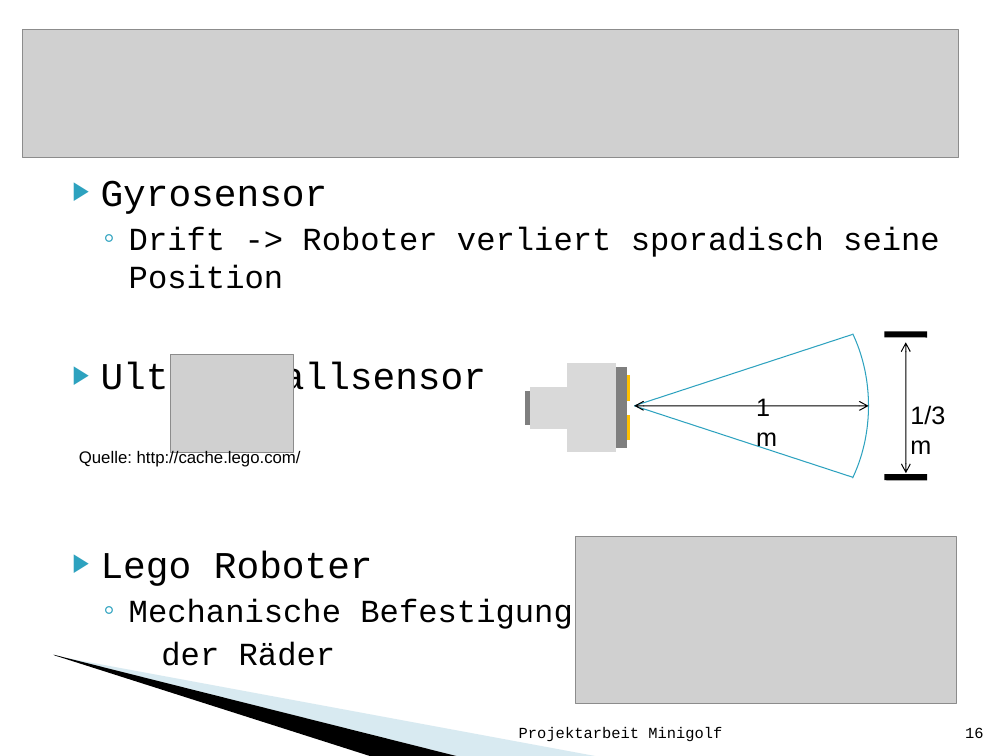
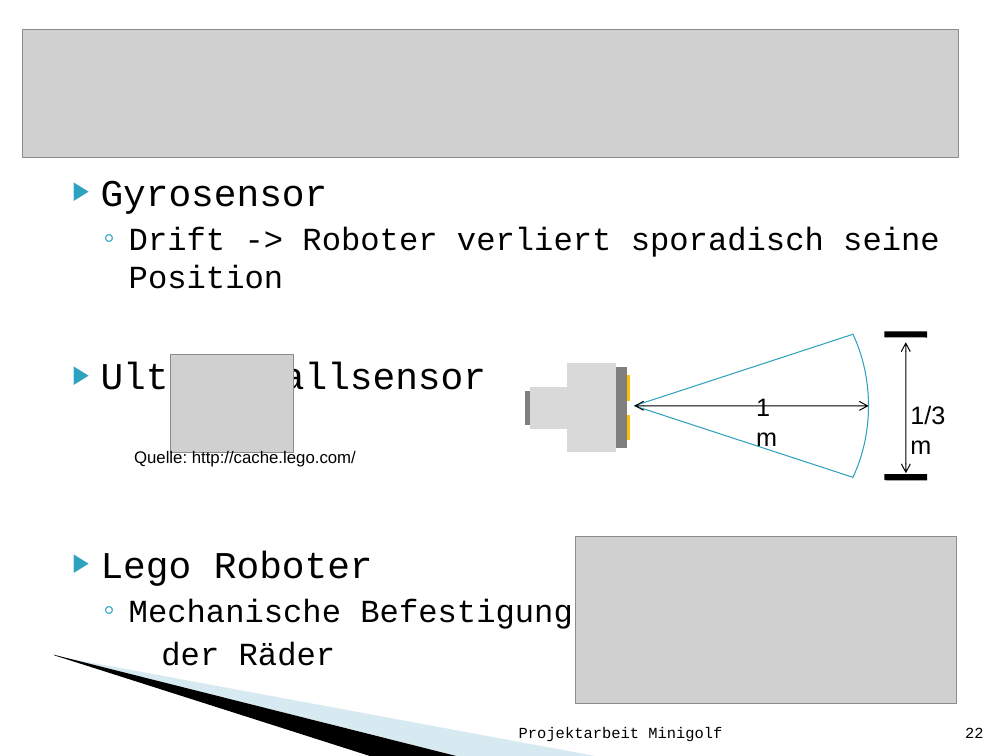
Before and after one commit to Rabbit2Clone/LegoMinigolfV1, a slide deck: slide 22 of Minigolf_mit_Lego_Mindstorms.ppt (slide 16 before the commit). Drawn at 1008x756 pixels with LibreOffice and Linux fonts; fonts in the diff are those of the drawing; grey boxes stand for pictures; background and template pictures are left out. Boxes give left, top, right and bottom in pixels: in the first picture for what was removed or moved away, otherwise in the second. Text is boxed around its words. In the diff, an @@ line names an element or a change of style, - is before the commit and + after.

```diff
--- a/Minigolf_mit_Lego_Mindstorms.ppt
+++ b/Minigolf_mit_Lego_Mindstorms.ppt
@@ text "Quelle: http://cache.lego.com/" moved from (x1=79, y1=449, x2=301, y2=467) to (x1=134, y1=449, x2=356, y2=467) @@
@@ page number at (x1=965, y1=727, x2=983, y2=738): text changed @@
-16
+22
```
Also in this commit, not shown: 2 other slides changed, 6 slides added, 3 other files.
